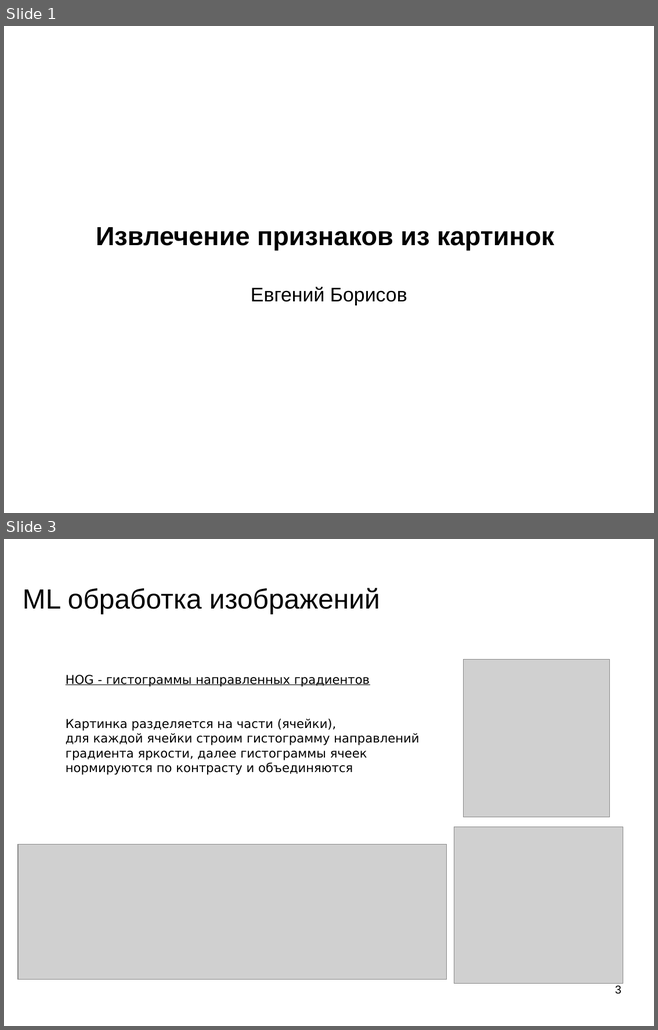
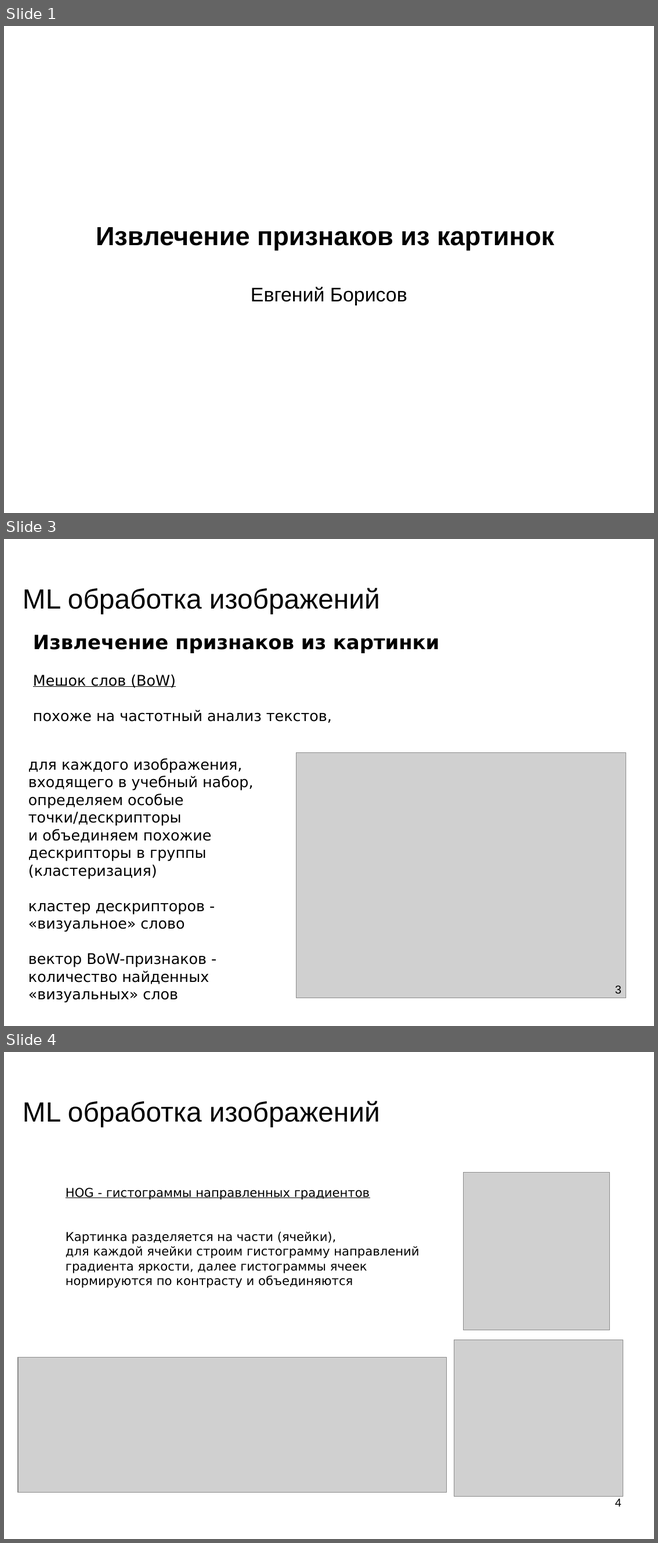
Before and after one commit to mechanoid5/ml_lectorium_legacy, a slide deck: 23-img-features.odp. Shown one above the other, each under a label of ours: slides 1 and 3 before the commit, slides 1, 3 and 4 after it; the slides between them are not shown. The pictures are 658x1030 and 658x1543 pixels, drawn with LibreOffice and Linux fonts; fonts in the diff are those of the drawing; grey boxes stand for pictures; background and template pictures are left out. Boxes give left, top, right and bottom in pixels: in the first picture for what was removed or moved away, otherwise in the second. Text is boxed around its words. In the diff, an @@ line names an element or a change of style, - is before the commit and + after.

```diff
--- a/23-img-features.odp
+++ b/23-img-features.odp
@@ slide 3 added at (4,539,654,1026), background picture (left out) @@
@@ title added at (23,588,380,614), 33.9 pt, text #000000 @@
+ML обработка изображений
@@ text added at (33,635,439,723), 18 pt, text #000000 @@
+Извлечение признаков из картинки
+Мешок слов (BoW)
+похоже на частотный анализ текстов,
@@ text added at (28,758,253,1003), 18 pt, text #000000 @@
+для каждого изображения, входящего в учебный набор, определяем особые точки/дескрипторы
+и объединяем похожие дескрипторы в группы (кластеризация)
+кластер дескрипторов - «визуальное» слово
+вектор BoW-признаков - количество найденных «визуальных» слов
@@ picture added at (296,753,626,999) @@
@@ page number added at (615,986,621,994), 14 pt, text #000000 @@
+3
@@ what was slide 3 is now slide 4 @@
@@ page number at (615,1499,621,1507): text changed @@
-3
+4
```
Also in this commit, not shown: 1 slide changed, 2 other files.
